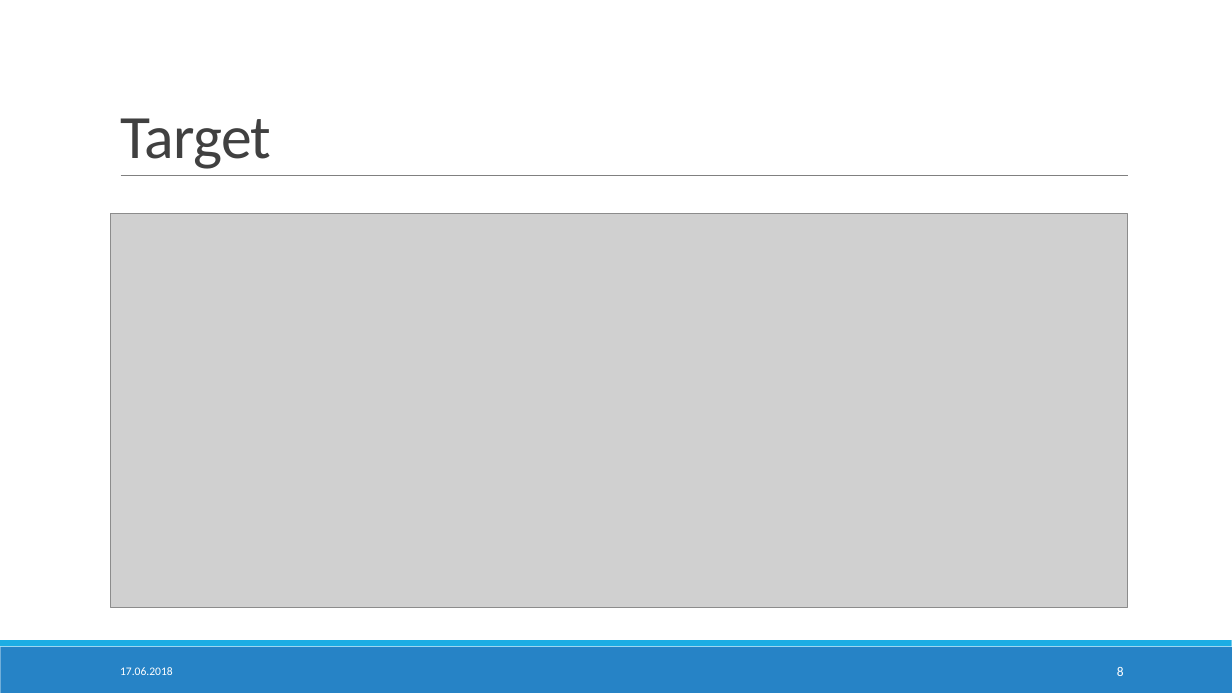
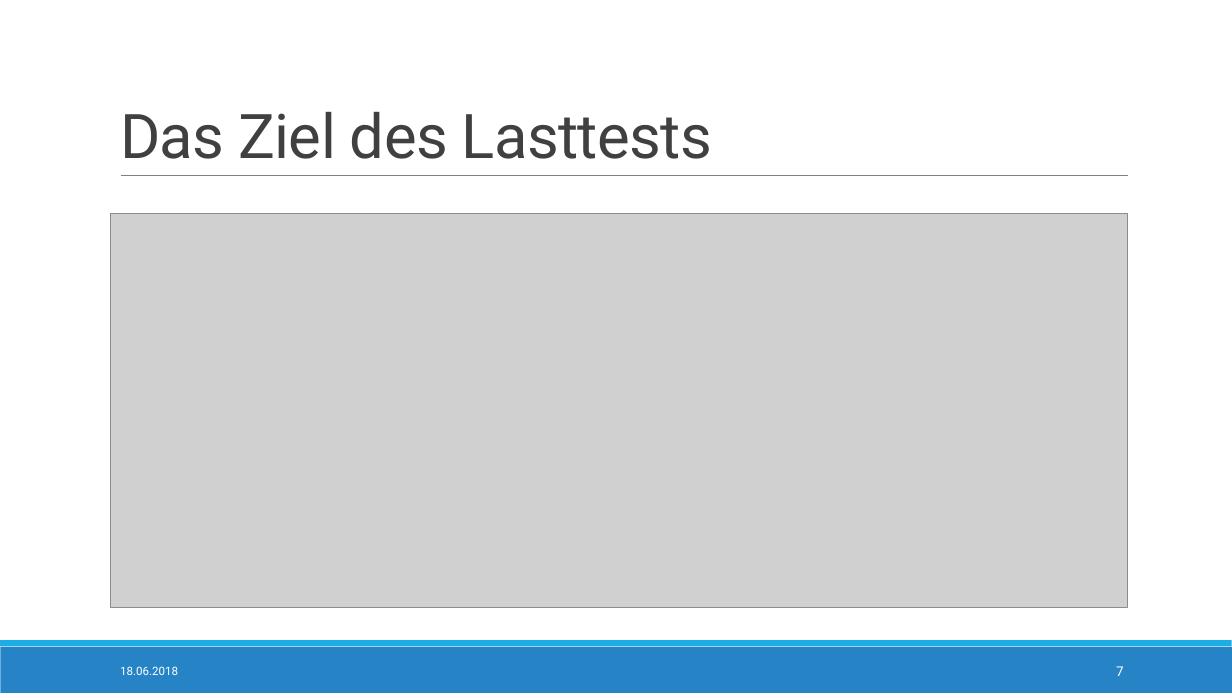
Before and after one commit to StTraeger/sqs-car-webservice, a slide deck: slide 7 of LoadTesting.pptx (slide 8 before the commit). Drawn at 1232x693 pixels with LibreOffice and Linux fonts; fonts in the diff are those of the drawing; grey boxes stand for pictures. Boxes give left, top, right and bottom in pixels: in the first picture for what was removed or moved away, otherwise in the second. Text is boxed around its words. In the diff, an @@ line names an element or a change of style, - is before the commit and + after.

```diff
--- a/LoadTesting.pptx
+++ b/LoadTesting.pptx
@@ title at [120,112,712,159]: text changed; font Calibri to Roboto @@
-Target
+Das Ziel des Lasttests
@@ text at [120,666,178,675]: text changed; font Calibri to Roboto @@
-17.06.2018
+18.06.2018
@@ page number at [1116,666,1124,676]: text changed; font Calibri to Roboto @@
-8
+7
```
Also in this commit, not shown: 11 other slides changed, 2 slides removed.
